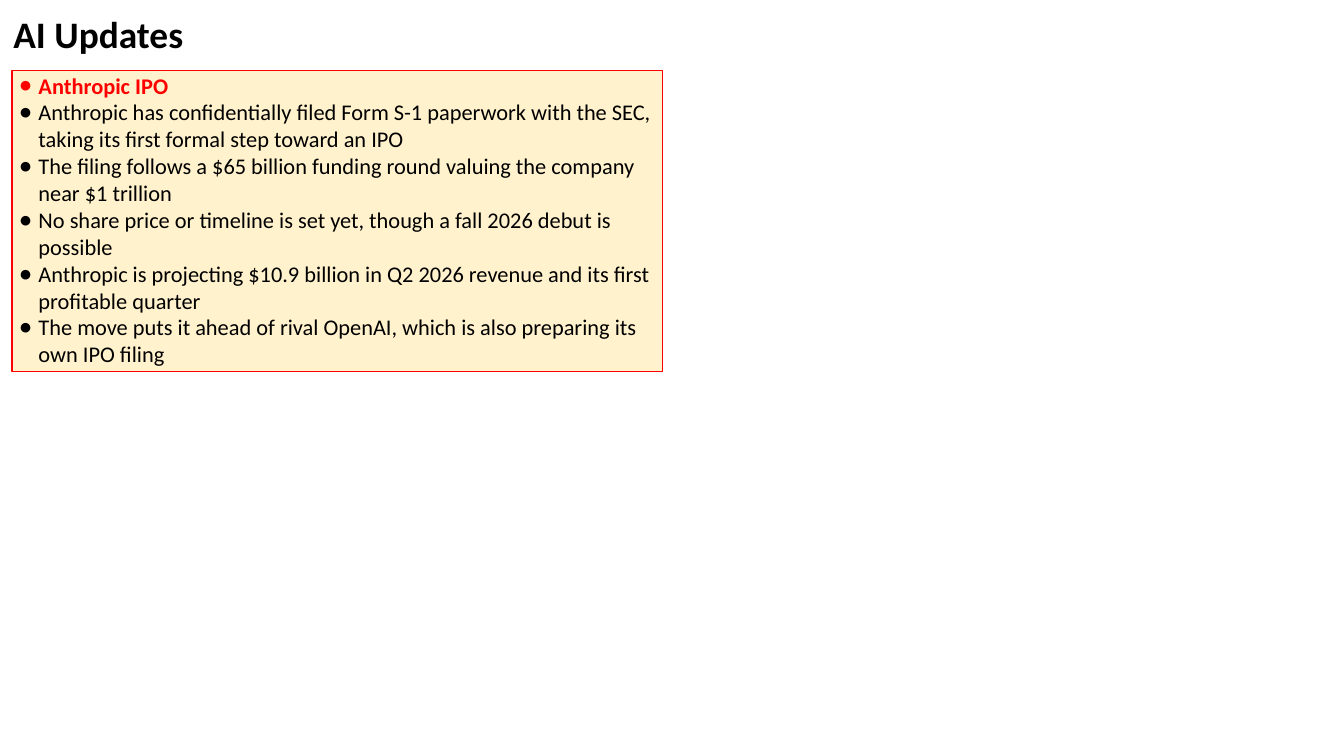
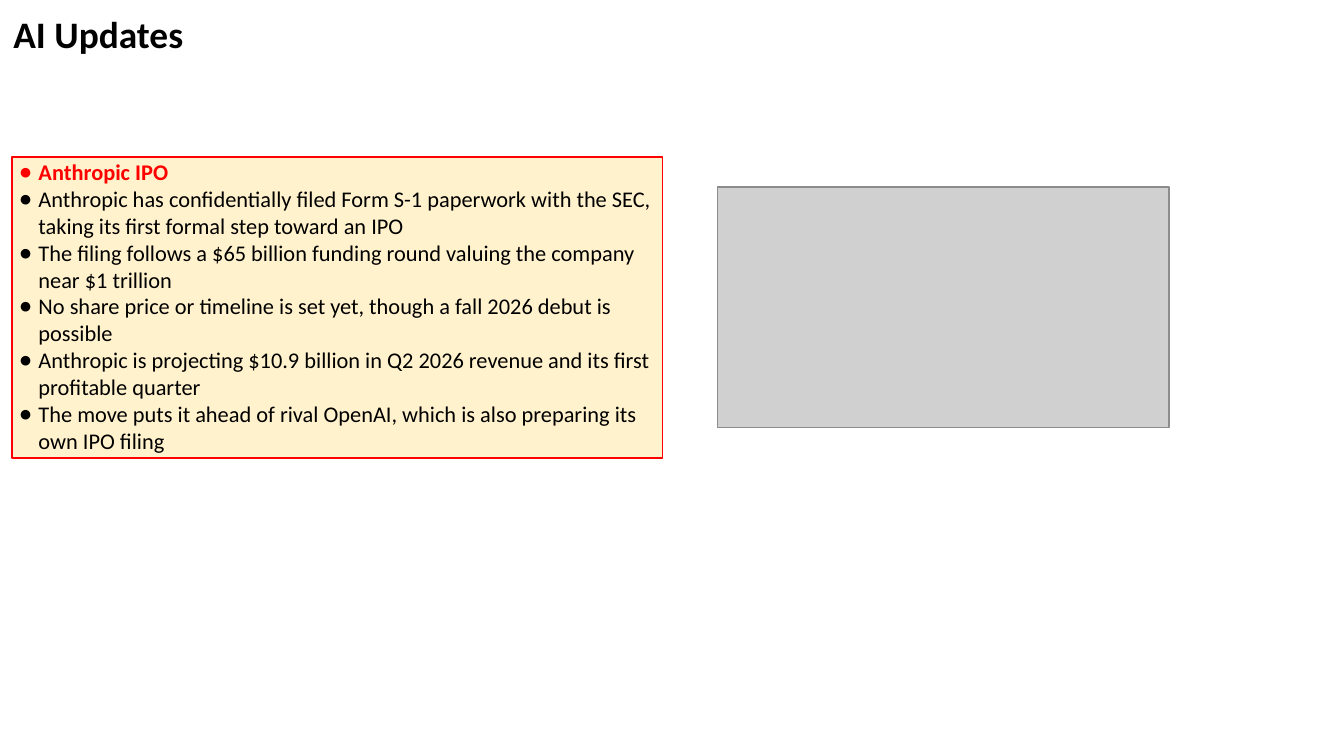
Before and after one commit to lselector/seminar, a slide deck: slide 5 of 2026/2026-06-05-AI-Updates.pptx. Drawn at 1344x756 pixels with LibreOffice and Linux fonts; fonts in the diff are those of the drawing; grey boxes stand for pictures. Boxes give left, top, right and bottom in pixels: in the first picture for what was removed or moved away, otherwise in the second. Text is boxed around its words. In the diff, an @@ line names an element or a change of style, - is before the commit and + after.

```diff
--- a/2026/2026-06-05-AI-Updates.pptx
+++ b/2026/2026-06-05-AI-Updates.pptx
@@ rectangle "Anthropic IPO" moved from (x1=12, y1=70, x2=663, y2=371) to (x1=12, y1=157, x2=663, y2=458) @@
@@ picture added at (x1=718, y1=187, x2=1169, y2=427) @@
```
Also in this commit, not shown: 8 other slides changed.
